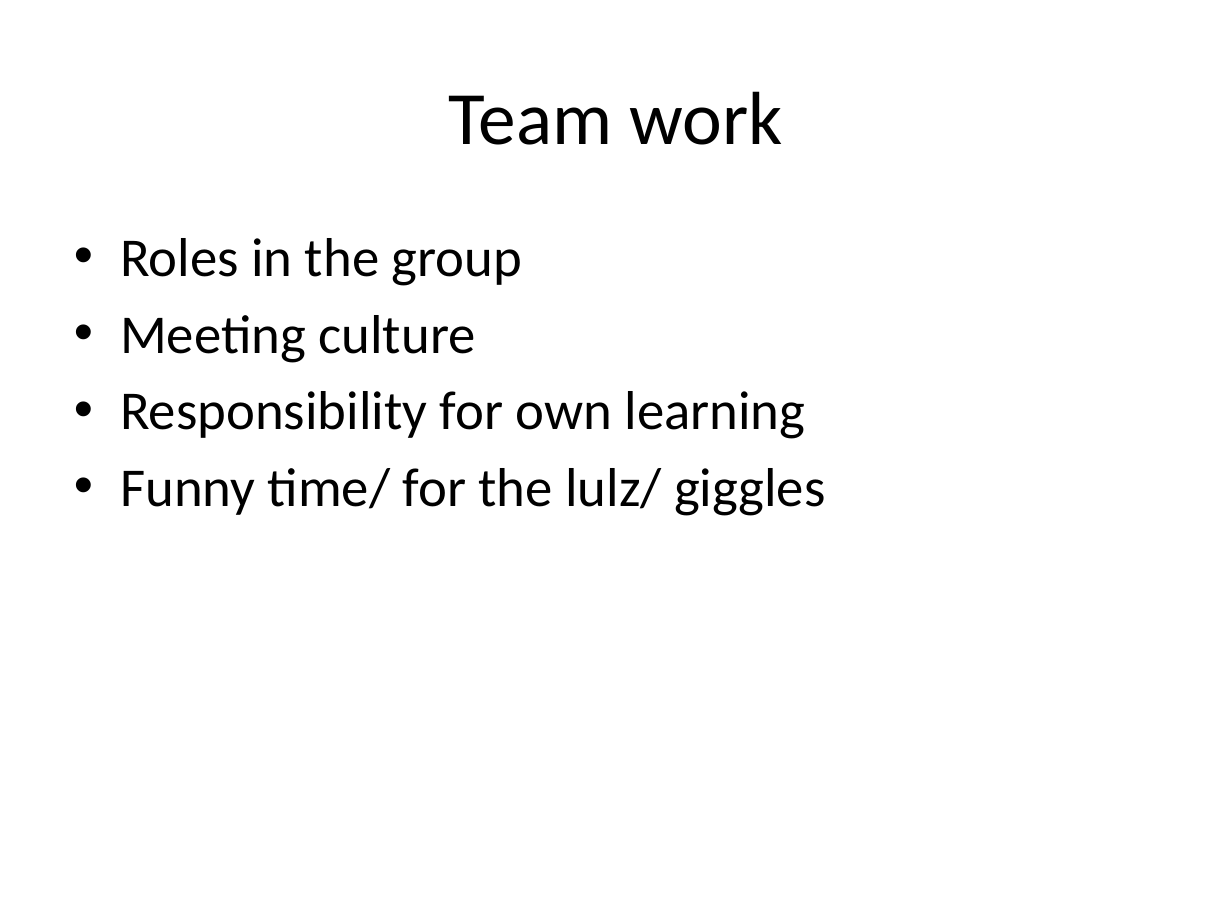
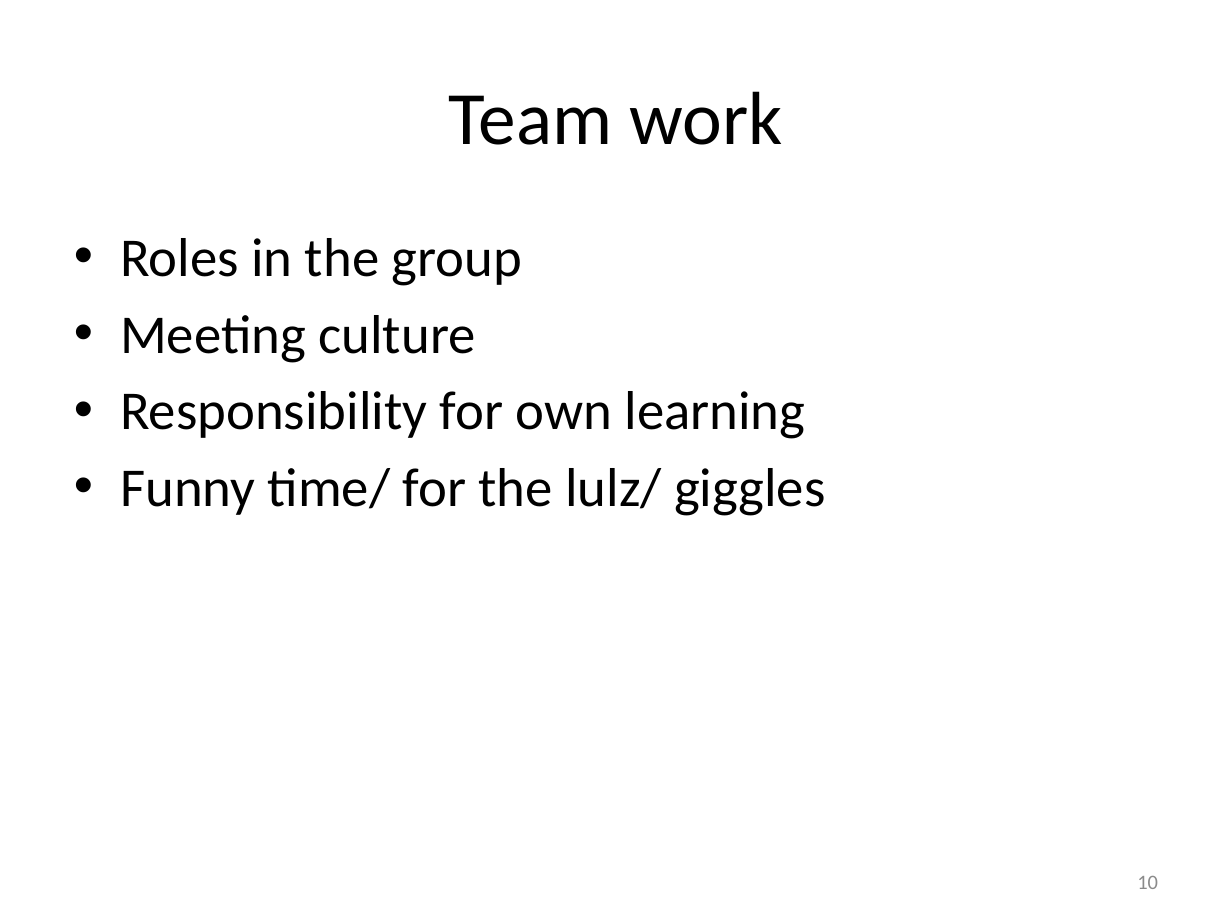
Before and after one commit to montelongoj/p2-b130-aau-2011, a slide deck: slide 10 of PP for status.pptx. Drawn at 1232x924 pixels with LibreOffice and Linux fonts; fonts in the diff are those of the drawing. Boxes give left, top, right and bottom in pixels: in the first picture for what was removed or moved away, otherwise in the second. Text is boxed around its words. In the diff, an @@ line names an element or a change of style, - is before the commit and + after.

```diff
--- a/PP for status.pptx
+++ b/PP for status.pptx
@@ page number added at (1137,876,1158,889), 12 pt, text #8C8C8C @@
+10
```
Also in this commit, not shown: 10 other slides changed.
